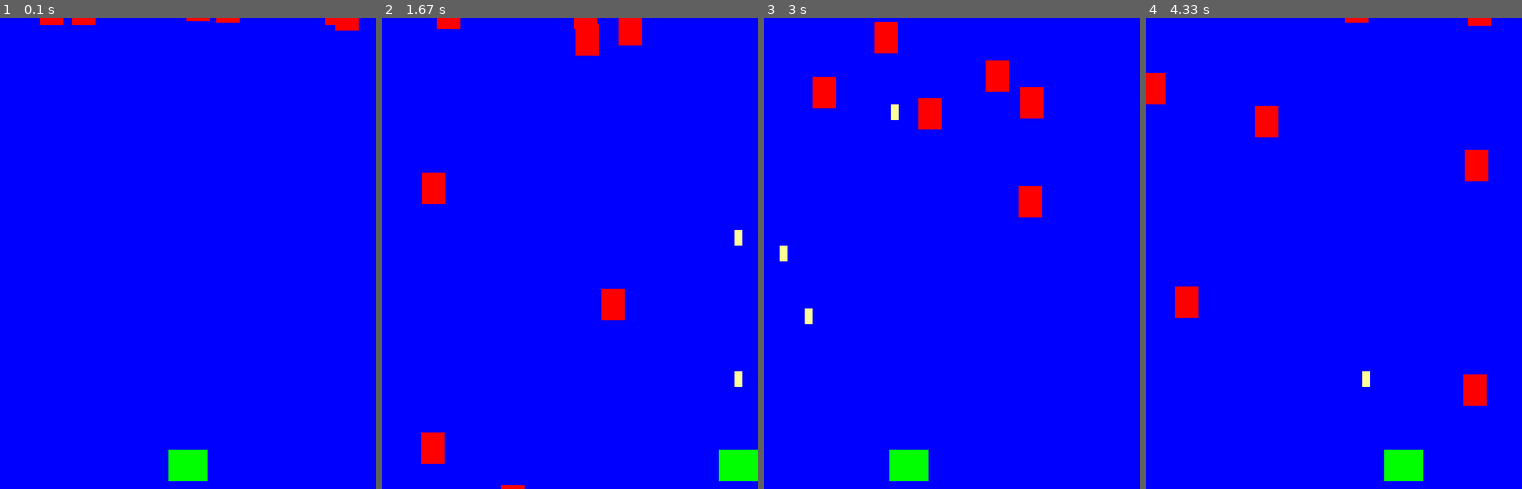
Above: before the commit, frames 1-4 (left to right).
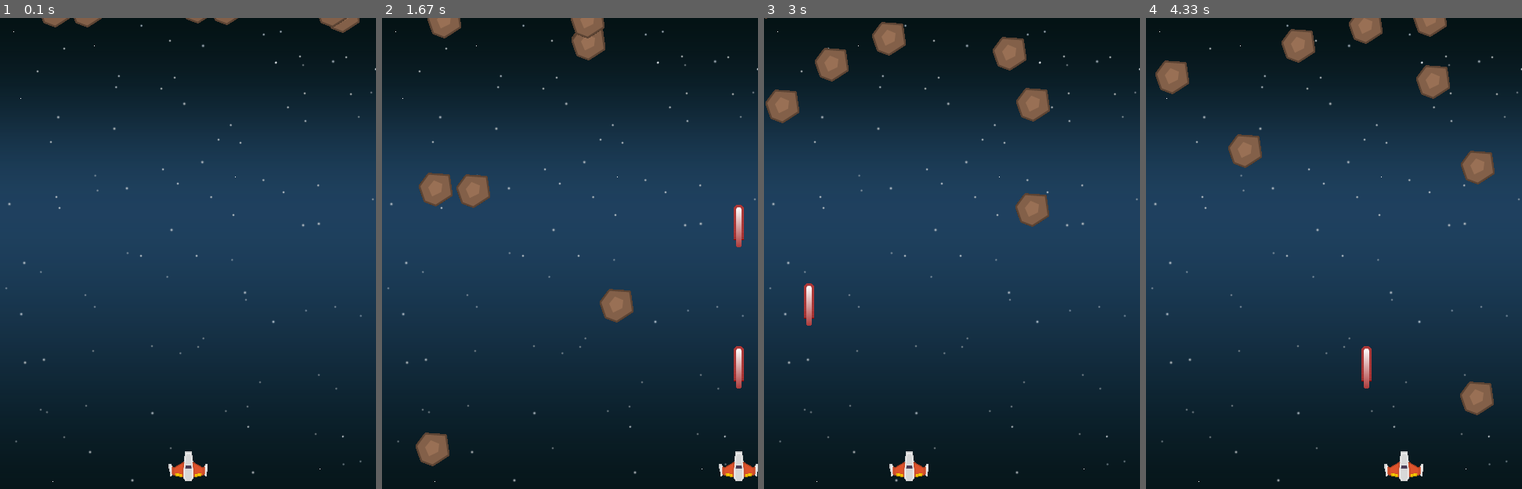
Above: after the commit, the same moments.

Repository: SimonovaU/pygame_inspo
Game: pygame game, started from shmup.py
The game is run twice, just before and just after one commit, with the same random seed, the same clock (stepped at 60 frames per second) and the same inputs.
Inputs:
- Up to frame 1 (0.1 s): no input
- Up to frame 2 (1.67 s): tap Space at 0.33, 0.73, 1.03, 1.23, 1.53 s; hold Right 0.67-1.13 s; hold Right 1.17-1.63 s
- Up to frame 3 (3 s): hold Left 1.67-2.2 s; tap Space at 1.73, 2.03, 2.3, 2.6, 2.73 s; hold Left 2.23-2.63 s; hold Right from 2.67 s (still down)
- Up to frame 4 (4.33 s): tap Space at 3.03, 3.4, 3.7, 3.9, 4.2 s; release Right at 3.3 s; hold Left 3.33-3.8 s; hold Right 3.83-4.3 s

The runs differ from the first frame. In frame 1, 100% of the frame differs, in the area x 0-100%, y 0-100%; in frame 2, 100%; in frame 3, 100%; in frame 4, 100%.

Commit message:
added graphics (rocket, meteor, laser images and starfield background)

Diff:
--- a/shmup.py
+++ b/shmup.py
@@ -1,12 +1,9 @@
 # Pygame шаблон - скелет для нового проекта Pygame
 import pygame
 import random
-import os
+from os import path
 
-# настройка папки ассетов
-game_folder = os.path.dirname(__file__)
-img_folder = os.path.join(game_folder, 'img')
-
+# Размеры экрана и частота кадров
 WIDTH = 480
 HEIGHT = 600
 FPS = 60
@@ -23,8 +20,8 @@
 class Player(pygame.sprite.Sprite):
     def __init__(self):
         pygame.sprite.Sprite.__init__(self)
-        self.image = pygame.Surface((50, 40))
-        self.image.fill(GREEN)
+        self.image = pygame.transform.scale(player_img, (50, 38))
+        self.image.set_colorkey(BLACK)
         self.rect = self.image.get_rect()
         self.rect.centerx = WIDTH / 2
         self.rect.bottom = HEIGHT - 10
@@ -53,8 +50,8 @@
 class Mob(pygame.sprite.Sprite):
     def __init__(self):
         pygame.sprite.Sprite.__init__(self)
-        self.image = pygame.Surface((30, 40))
-        self.image.fill(RED)
+        self.image = meteor_img
+        self.image.set_colorkey(BLACK)
         self.rect = self.image.get_rect()
         self.rect.x = random.randrange(WIDTH - self.rect.width)
         self.rect.y = random.randrange(-100, -40)
@@ -72,8 +69,8 @@
 class Bullet(pygame.sprite.Sprite):
     def __init__(self, x, y):
         pygame.sprite.Sprite.__init__(self)
-        self.image = pygame.Surface((10, 20))
-        self.image.fill(YELLOW)
+        self.image = bullet_img
+        self.image.set_colorkey(BLACK)
         self.rect = self.image.get_rect()
         self.rect.bottom = y
         self.rect.centerx = x
@@ -89,8 +86,16 @@
 pygame.init()
 pygame.mixer.init()
 screen = pygame.display.set_mode((WIDTH, HEIGHT))
-player_img = pygame.image.load(os.path.join(img_folder, 'p1_jump.png')).convert()
-pygame.display.set_caption("My Game")
+pygame.display.set_caption("shmup!")
+
+# Загрузка всей игровой графики
+img_dir = path.join(path.dirname(__file__), 'img')
+background = pygame.image.load(path.join(img_dir, 'starfield.png')).convert()
+background_rect = background.get_rect()
+player_img = pygame.image.load(path.join(img_dir, "playerShip1_orange.png")).convert()
+meteor_img = pygame.image.load(path.join(img_dir, "meteorBrown_med1.png")).convert()
+bullet_img = pygame.image.load(path.join(img_dir, "laserRed16.png")).convert()
+
 clock = pygame.time.Clock()
 
 all_sprites = pygame.sprite.Group()
@@ -139,8 +144,10 @@
         mobs.add(m)
 
     # Рендеринг
-    screen.fill(BLUE)
+    screen.fill(BLACK)
+    screen.blit(background, background_rect)
     all_sprites.draw(screen)
+
     # После отрисовки всего, переворачиваем экран
     pygame.display.flip()
 
Binary file added: img/laserRed16.png
Binary file added: img/meteorBrown_med1.png
Binary file added: img/playerShip1_orange.png
Binary file added: img/starfield.png
